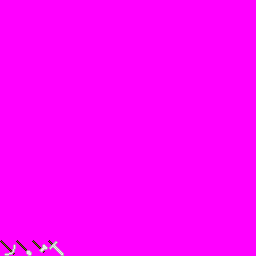
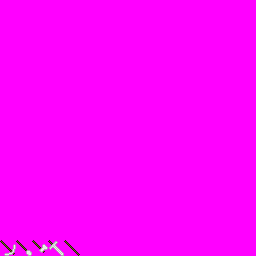
Comparing the layer stacks of the two 256×256 images. Changes:
added layer "Stick" above "Sword" over [64, 240, 80, 256]
